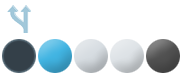
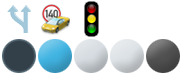
Before/after of a (182, 75) layered artwork. What changed in the layer stack:
painted on "Tools" over [40, 4, 70, 35]
added layer "Layer 6" above "Layer 7" over [86, 4, 97, 34]
added layer "Layer 7" above "Layer 5" over [85, 2, 98, 36]
